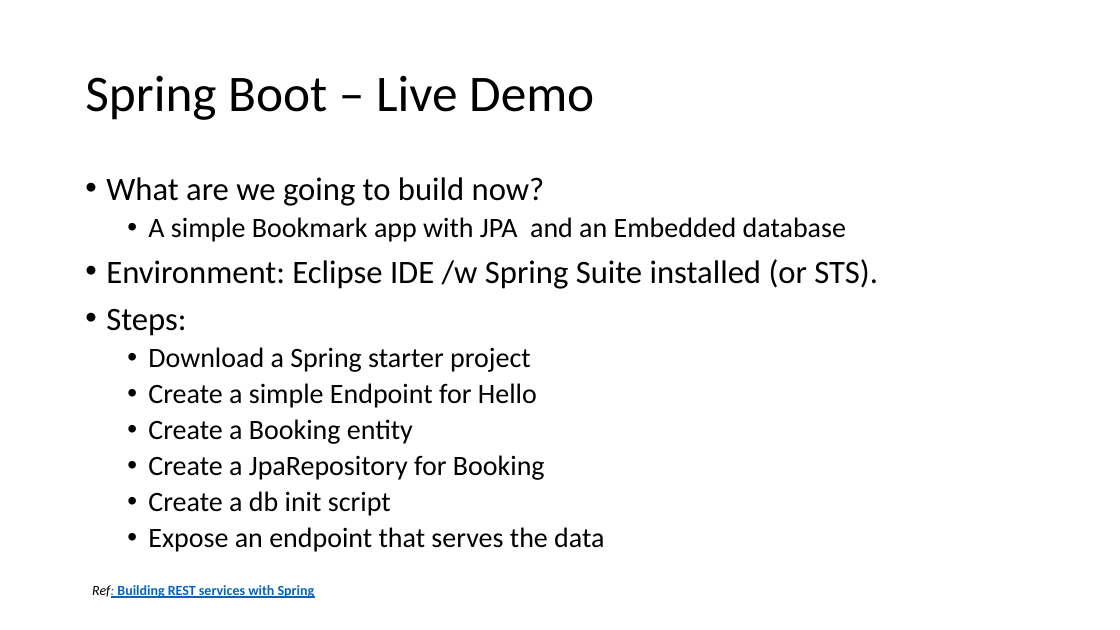
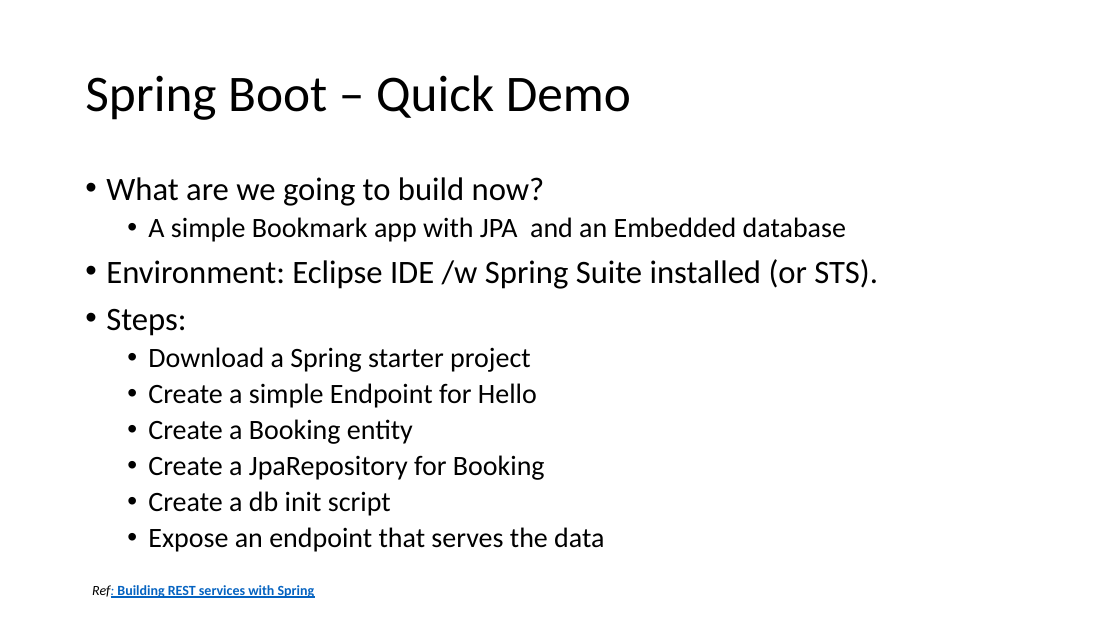
Before and after one commit to batchu/spring-boot-ujug, a slide deck: slide 8 of Spring Boot.pptx. Drawn at 1120x630 pixels with LibreOffice and Linux fonts; fonts in the diff are those of the drawing. Boxes give left, top, right and bottom in pixels: in the first picture for what was removed or moved away, otherwise in the second. Text is boxed around its words. In the diff, an @@ line names an element or a change of style, - is before the commit and + after.

```diff
--- a/Spring Boot.pptx
+++ b/Spring Boot.pptx
@@ title at bbox=[85, 75, 631, 120]: text changed @@
-Spring Boot – Live Demo
+Spring Boot – Quick Demo
```
Also in this commit, not shown: 1 other slide changed.
